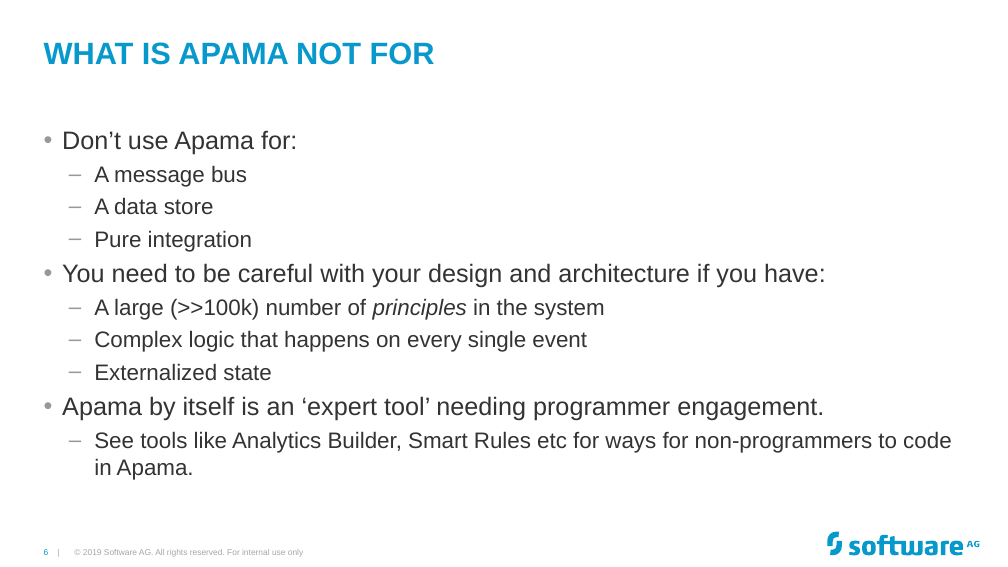
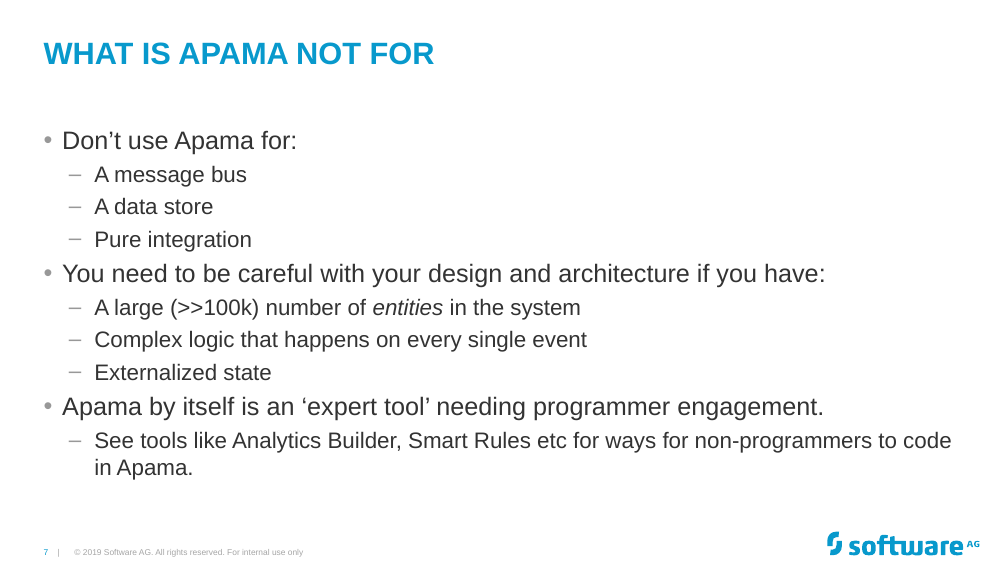
Before and after one commit to Cumulocity-IoT/apama-streaming-analytics-intro-training, a slide deck: slide 7 of Apama GAP Training.pptx (slide 6 before the commit). Drawn at 1008x567 pixels with LibreOffice and Linux fonts; fonts in the diff are those of the drawing; background and template pictures are left out. Boxes give left, top, right and bottom in pixels: in the first picture for what was removed or moved away, otherwise in the second. Text is boxed around its words. In the diff, an @@ line names an element or a change of style, - is before the commit and + after.

```diff
--- a/Apama GAP Training.pptx
+++ b/Apama GAP Training.pptx
@@ text at (x1=94, y1=298, x2=581, y2=320): text changed @@
-  – A large (>>100k) number of principles in the system
+  – A large (>>100k) number of entities in the system
@@ page number at (x1=44, y1=549, x2=49, y2=555): text changed @@
-6 |
+7 |
```
Also in this commit, not shown: 8 other slides changed, 2 slides added, 20 other files.
